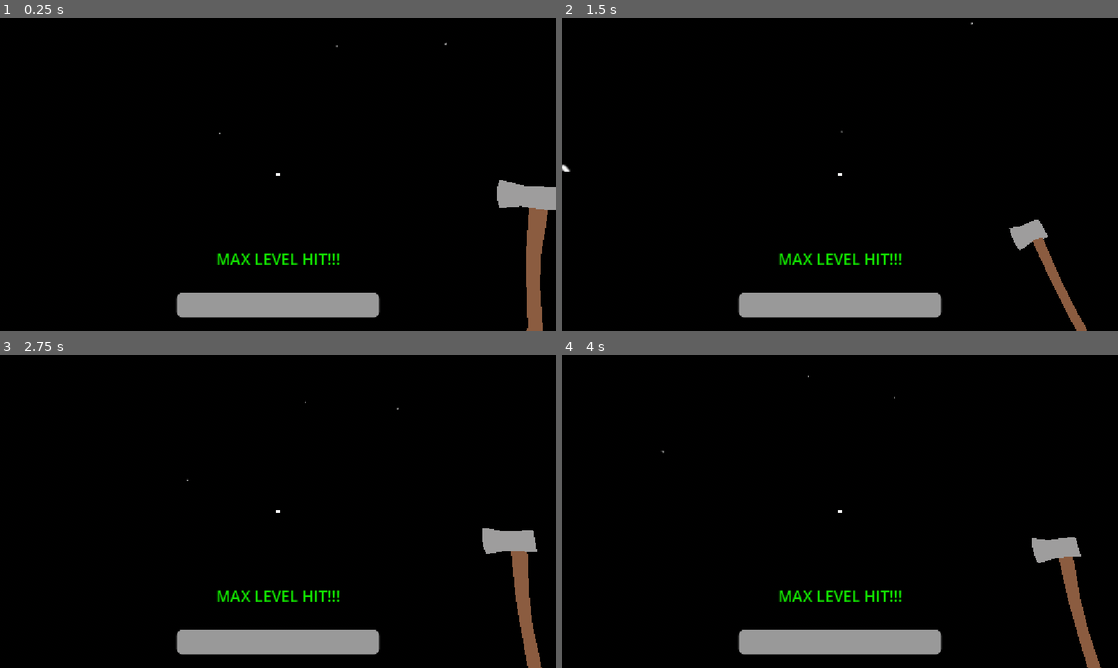
Above: before the commit, frames 1-4 (two rows, left to right).
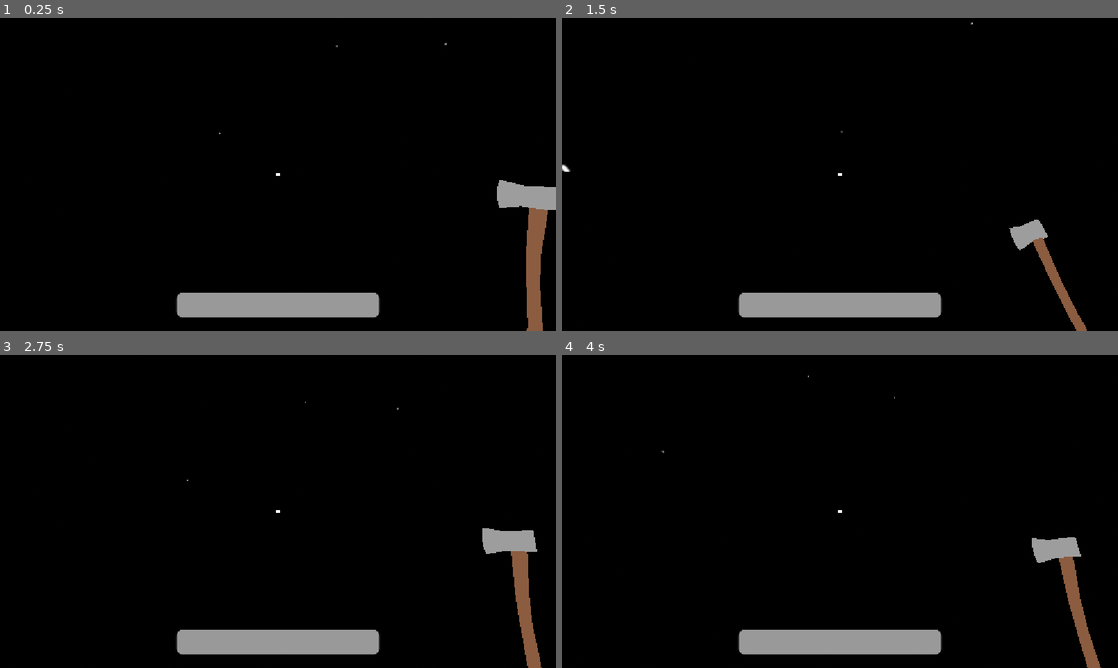
Above: after the commit, the same moments.

Repository: rayanplaygames9/save-the-space
Game: Godot game, scene res://scenes/space/space.tscn
The game is run twice, just before and just after one commit, with the same random seed, the same clock (stepped at 60 frames per second) and the same inputs.
Inputs (mouse positions are in pixels of both pictures, inside the frame that each line leads up to):
- Up to frame 1 (0.25 s): no input
- Up to frame 2 (1.5 s): tap Enter at 0.5 s; move the mouse to (867, 174) at 0.52 s; press the mouse at (867, 174) at 0.53 s; hold W (forward) from 0.53 s (still down); tap Space (jump) at 0.77 s; move the mouse to (812, 174) at 1.27 s; release the mouse at (812, 174) at 1.28 s; click (812, 174) at 1.35 s
- Up to frame 3 (2.75 s): keep holding W (forward); tap Space (jump) at 1.52, 2 s; move the mouse to (289, 505) at 2.02 s; press the mouse at (289, 505) at 2.03 s
- Up to frame 4 (4 s): keep holding W (forward); move the mouse to (834, 517) at 2.77 s; release the mouse at (834, 517) at 2.78 s; click (834, 517) at 2.85 s; tap Space (jump) at 3.02, 3.77 s; tap Enter at 3.5 s; move the mouse to (878, 514) at 3.52 s; press the mouse at (878, 514) at 3.53 s

The runs differ from the first frame. In frame 1, 0.4% of the frame differs, in the area x 39-62%, y 75-79%; in frame 2, 0.4%; in frame 3, 0.4%; in frame 4, 0.4%.

Commit message:
max level hit label

Diff:
--- a/scenes/player/player.gd
+++ b/scenes/player/player.gd
@@ -18,6 +18,7 @@
 @onready var weapon_raycast: RayCast3D = $Head/Camera3D/WeaponRaycast
 @onready var anim_player: AnimationPlayer = $AnimationPlayer
 @onready var levelbar: ProgressBar = %Levelbar
+@onready var maxlevelhit_label: Label = %MAXLEVELHITLabel
 
 var hover_time := 0.0
 var attack_damage := 10.0
@@ -88,3 +89,10 @@
 		levelbar.value = stats.level
 		broke_rock = false
 		print("level up! %s" % stats.level)
+
+	if stats.level == stats.MAX_LEVEL:
+		maxlevelhit_label.show()
+		await get_tree().create_timer(2.0).timeout
+		maxlevelhit_label.hide()
+	else:
+		maxlevelhit_label.hide()
--- a/scenes/player/player.tscn
+++ b/scenes/player/player.tscn
@@ -267,6 +267,8 @@
 show_percentage = false
 
 [node name="MAXLEVELHITLabel" type="Label" parent="UI" unique_id=474106427]
+unique_name_in_owner = true
+visible = false
 anchors_preset = 7
 anchor_left = 0.5
 anchor_top = 1.0
